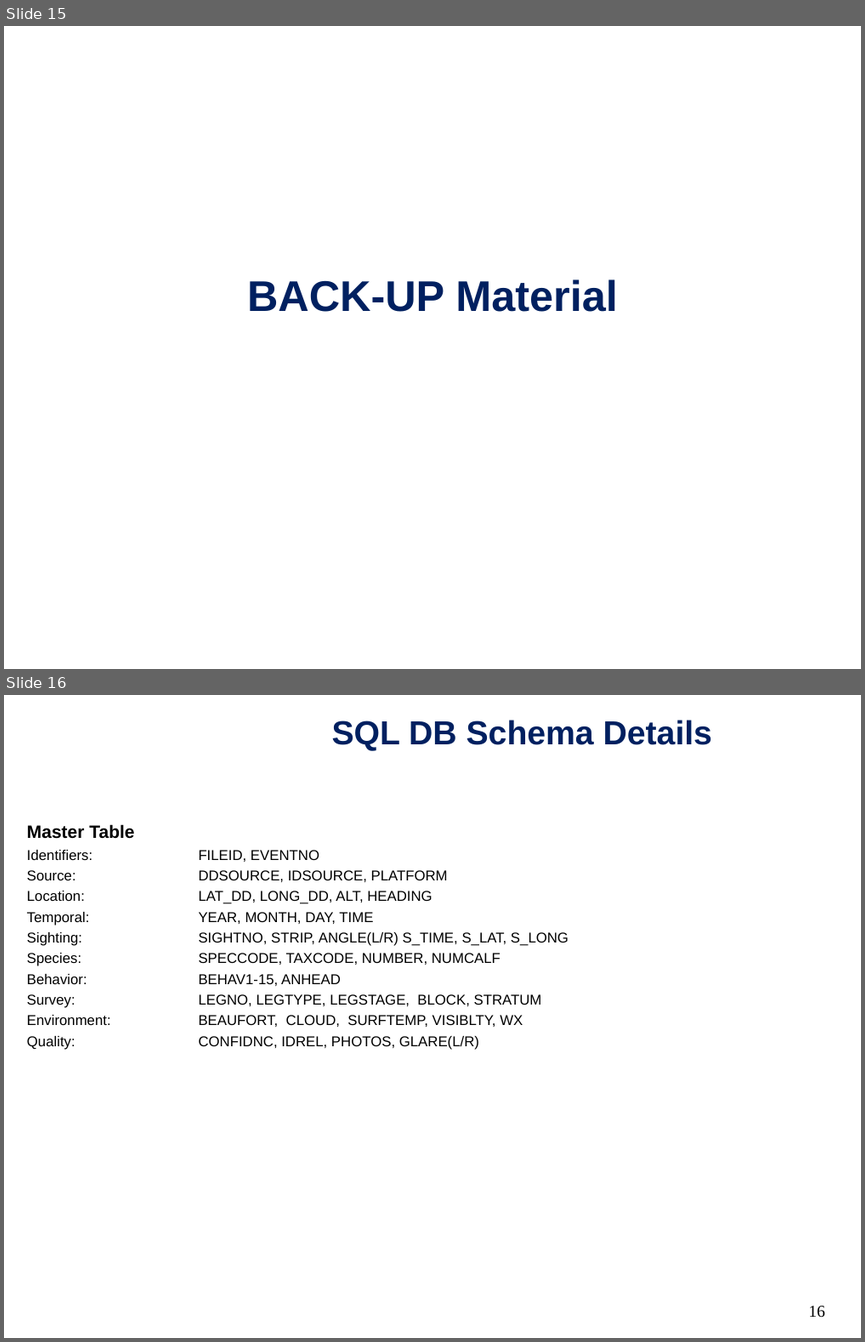
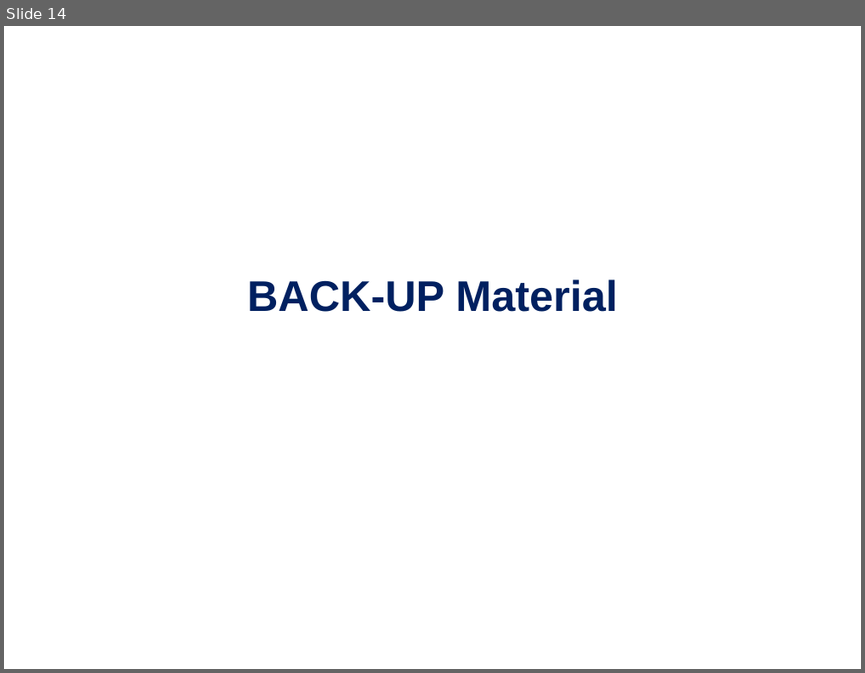
Before and after one commit to bethanylroberts/test-project, a slide deck: pub/NARWCDB-progress_report-20251112.ppt. Shown one above the other, each under a label of ours: slides 15 and 16 before the commit, slide 14 after it. The pictures are 865x1342 and 865x673 pixels, drawn with LibreOffice and Linux fonts; fonts in the diff are those of the drawing; background and template pictures are left out. Boxes give left, top, right and bottom in pixels: in the first picture for what was removed or moved away, otherwise in the second. Text is boxed around its words. In the diff, an @@ line names an element or a change of style, - is before the commit and + after.

```diff
--- a/pub/NARWCDB-progress_report-20251112.ppt
+++ b/pub/NARWCDB-progress_report-20251112.ppt
@@ slide 16 removed at box(4, 695, 861, 1338), background #FFFFFF @@
@@ title removed at box(332, 720, 712, 751) @@
-SQL DB Schema Details
@@ text removed at box(27, 824, 568, 1049) @@
-Master Table
-Identifiers: FILEID, EVENTNO
-Source: DDSOURCE, IDSOURCE, PLATFORM
-Location: LAT_DD, LONG_DD, ALT, HEADING
-Temporal: YEAR, MONTH, DAY, TIME
-Sighting: SIGHTNO, STRIP, ANGLE(L/R) S_TIME, S_LAT, S_LONG
-Species: SPECCODE, TAXCODE, NUMBER, NUMCALF
-Behavior: BEHAV1-15, ANHEAD
-Survey: LEGNO, LEGTYPE, LEGSTAGE, BLOCK, STRATUM
-Environment: BEAUFORT, CLOUD, SURFTEMP, VISIBLTY, WX
-Quality: CONFIDNC, IDREL, PHOTOS, GLARE(L/R)
@@ page number removed at box(808, 1305, 825, 1317) @@
-16
@@ what was slide 15 is now slide 14 @@
```
Also in this commit, not shown: 8 slides changed, 5 slides added, 10 other slides removed, 1 other file.
